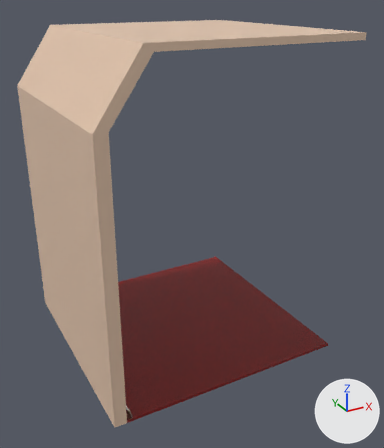
Renders of the FBX model Assets/Modulo pared.fbx from each side of a commit.
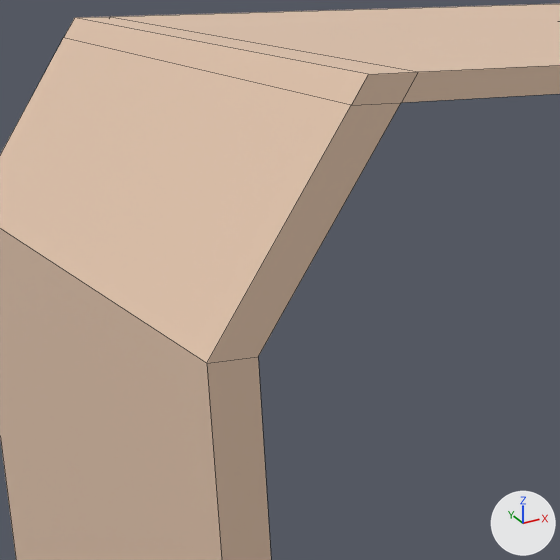
The first picture shows the older version from a camera (50 mm lens) standing at (-1.93, -8.2, 6.05) and looking at (2.26, -0.59, 2.24). The close-ups show the older and then the newer version on the part from 7% to 53% of the width and 4% to 44% of the height of that picture. Only the edits that show in the close-ups are written down. Lighting does not change. The marker at lower right points along +X, +Y and +Z. The close-ups show mesh edges as thin lines. Where no turn or scale is listed for an object, it has been applied to the vertices. Vertices at exactly the same position are counted once.

Before the edit, the objects in view are built like this:
```python
me_cube_010 = bpy.data.meshes.new('Cube.010')
me_cube_010.from_pydata(...)  # 58 vertices, 43 faces; spans x 0.0..4.22, y -2.26..1.75, z 0.0..5.49
# faces by material slot: [4, 22, 13, 4]
me_cube_010.materials.append(mat_alfombra_002)  # picture img_textura_alfombra_png
me_cube_010.materials.append(mat_001)  # beige #e7c8af
me_cube_010.materials.append(mat_marmol)  # picture img_textura_marmol_png
me_cube_010.materials.append(mat_material_001)  # picture img_pared_jpg
# before: 46 (0.7, -2.26, 5.49) at pixel (368, 74), 47 (0.7, 1.75, 5.49) at pixel (74, 17), 48 (0.9, 1.75, 5.49) at pixel (110, 16), 49 (0.9, -2.26, 5.49) at pixel (418, 71), 50 (0.63, -2.26, 5.39) at pixel (351, 105)
# before: 51 (0.63, 1.75, 5.39) at pixel (63, 37), 52 (0.83, -2.26, 5.39) at pixel (401, 102), 53 (0.83, 1.75, 5.39)
ob_pared_y_piso = bpy.data.objects.new('Pared y piso', me_cube_010)
ob_pared_y_piso.location = (0.0, 0.0, 0.0)
```
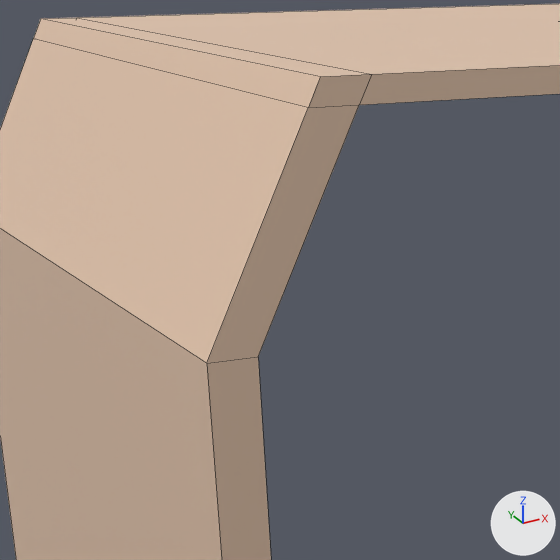
The newer file is also turned or shifted as a whole; pictures and numbers use the older file's frame.

Patch to the scene script:
```diff
--- a/Assets/Modulo pared.fbx.py
+++ b/Assets/Modulo pared.fbx.py
@@ me_cube_010 @@
 me_cube_010.from_pydata(...)  # 58 vertices, 43 faces; spans x 0.0..4.22, y -2.26..1.75, z 0.0..5.49
 # used by ob_pared_y_piso; location = (0.0, 0.0, 0.0)
+# me_cube_010 part 1
+for i in [*range(46, 50)]: me_cube_010.vertices[i].co += Vector((-0.19, 0.0, 0.0))
+for i in [*range(50, 54)]: me_cube_010.vertices[i].co += Vector((-0.17, 0.0, 0.0))
 me_cube_010.materials.append(mat_alfombra_002)
```

Pixel boxes (x1, y1, x2, y2) of what changed, in the close-ups (560 x 560 px; the box of a moved part takes in the faces that stretch with it):
part 1 of me_cube_010, moved or reshaped: (0, 4, 560, 363) in both
